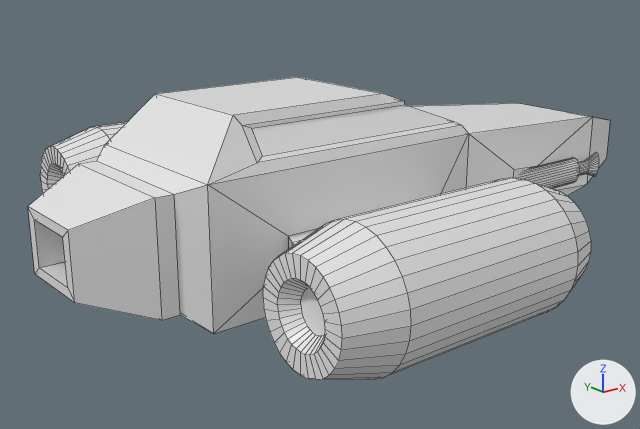
The FBX model Assets/StageAssets/RealShip.fbx as it was, and as the next commit left it.
Before and after are seen from a camera (50 mm lens) standing at (-10.22, -11.09, 4.22) and looking at (-0.98, 0.46, -0.4). The axes (+X, +Y, +Z) are drawn at lower right. The lights are the same throughout. The first picture is the older version. Mesh edges are drawn as thin lines.
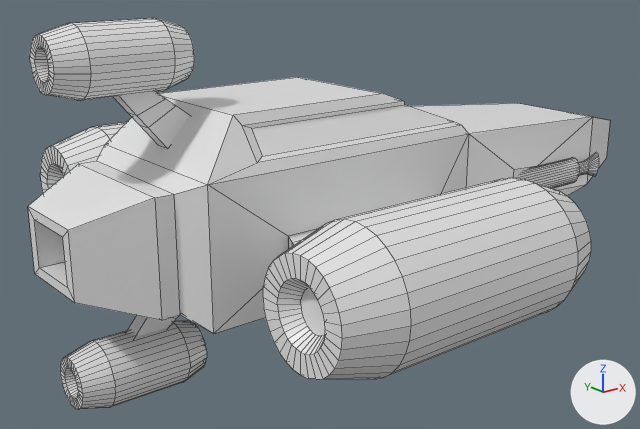
Where the newer file only moved an object's origin or applied its transform, the numbers keep the older frame.

What changed in the scene script:
```text
Change me_cube:
    used by ob_cube; location = (0.0, 0.0, -1.01)
    remove me_cube.from_pydata(...)  # 1056 vertices, 934 faces; spans x -6.0..6.0, y -4.5..4.5, z 0.0..2.93
    add me_cube.from_pydata(...)  # 1664 vertices, 1478 faces; spans x -6.0..6.0, y -4.5..4.5, z -1.34..4.17
    me_cube part 1: a new loose piece of 288 vertices spanning x -5.88..-3.71, y -0.5..0.5, z -1.34..-0.34, in mat_material (white #e7e7e7)
    me_cube part 2: a new loose piece of 288 vertices spanning x -5.88..-3.71, y -0.5..0.5, z 3.17..4.17, in mat_material (white #e7e7e7)
    me_cube part 3: a new loose piece of 16 vertices spanning x -5.11..-3.76, y -0.13..0.13, z -0.6..0.47, in mat_material (white #e7e7e7)
    me_cube part 4: a new loose piece of 16 vertices spanning x -5.11..-3.76, y -0.13..0.13, z 2.36..3.43, in mat_material (white #e7e7e7)
```

Boxes (x1, y1, x2, y2) around the edits, measured in the pictures (640 x 429 px):
'Cube', reshaped (29% taller)
    before: (28, 77, 610, 380)
    after: (28, 18, 610, 410)
part 1 of me_cube, added
    after: (60, 320, 207, 410)
part 2 of me_cube, added
    after: (30, 18, 194, 101)
part 3 of me_cube, added
    after: (127, 315, 179, 337)
part 4 of me_cube, added
    after: (114, 92, 189, 148)
